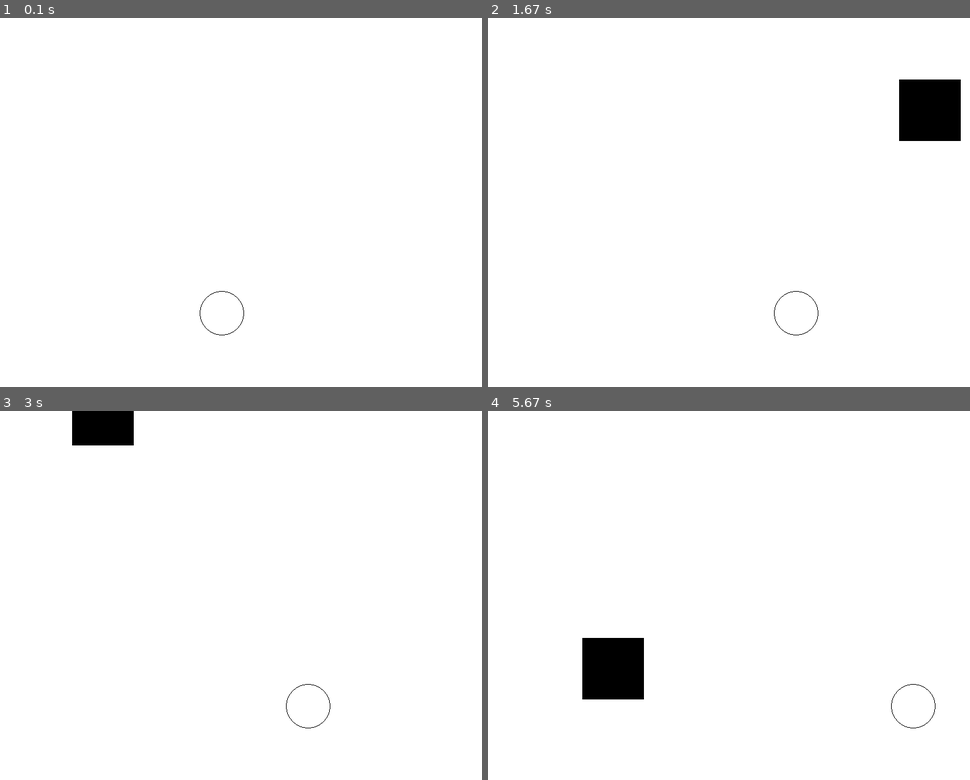
Above: before the commit, frames 1-4 (two rows, left to right).
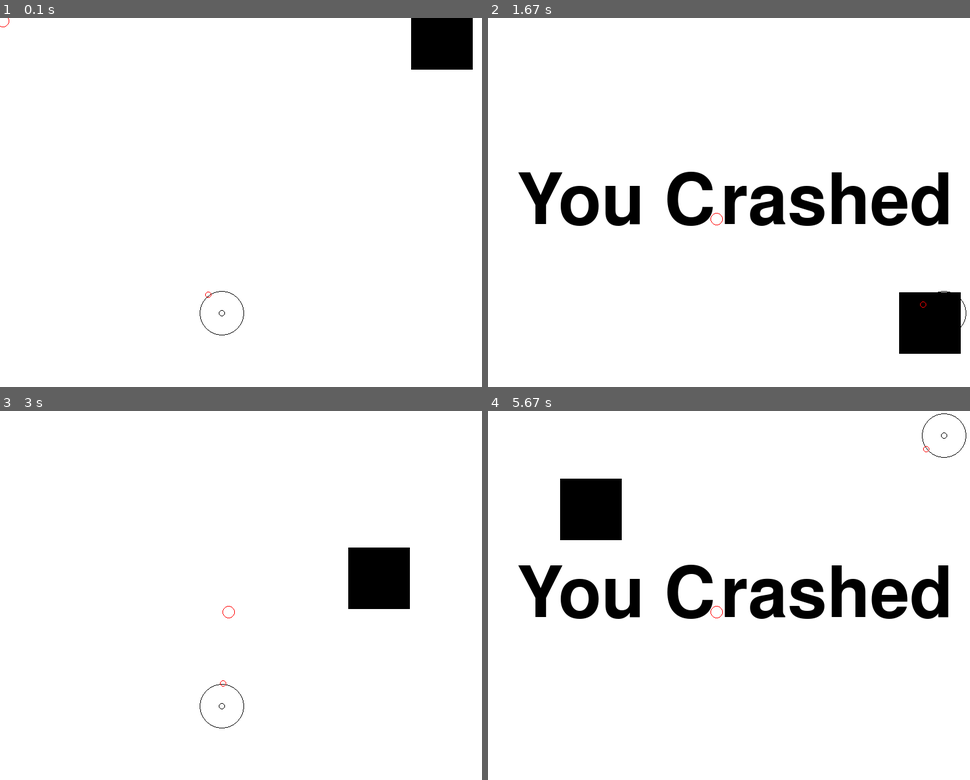
Above: after the commit, the same moments.

Repository: tmad4000/multiAgentPy
Game: pygame game, started from multiagent1.py
The game is run twice, just before and just after one commit, with the same random seed, the same clock (stepped at 60 frames per second) and the same inputs.
Inputs (mouse positions are in pixels of both pictures, inside the frame that each line leads up to):
- Up to frame 1 (0.1 s): no input
- Up to frame 2 (1.67 s): hold Right 0.33-0.8 s; move the mouse to (714, 217) at 0.37 s
- Up to frame 3 (3 s): no input
- Up to frame 4 (5.67 s): hold W 3-3.37 s; hold Right 3.4-4.03 s

The runs differ from the first frame. In frame 1, 1.8% of the frame differs, in the area x 0-99%, y 0-81%; in frame 2, 9.6%; in frame 3, 3.4%; in frame 4, 9.7%, in the area x 6-100%, y 0-86%.

Commit message:
mousepoint

Diff:
--- a/multiagent1.py
+++ b/multiagent1.py
@@ -3,6 +3,7 @@
 import pygame
 import time
 import random
+import math
 
 pygame.init()
 
@@ -13,7 +14,7 @@
 white = (255,255,255)
 red = (255,0,0)
 
-car_width = 73
+# car_width = 73
 
 gameDisplay = pygame.display.set_mode((display_width,display_height))
 pygame.display.set_caption('MultiAgent Sim')
@@ -30,14 +31,16 @@
 
         self.x_changeLeft = -5
         self.x_changeRight = 5
-        self.car_width = 73
-        self.speed=5
+        self.w = 73
+        self.speed=20
+        self.mx=0
+        self.my=0
 
     def nudgeLeft(self):
-        self.x += self.x_changeLeft
+        self.x -= self.speed
 
     def nudgeRight(self):
-        self.x += self.x_changeRight
+        self.x += self.speed
 
     def nudgeUp(self):
         self.y -= self.speed
@@ -46,22 +49,37 @@
         self.y += self.speed
 
 
+    def tick(self):
+        (mx,my)=pygame.mouse.get_pos()
+        self.mx=mx
+        self.my=my
+        circle = pygame.draw.circle(gameDisplay, red, (int(mx), int(my)), int(20/2), 1)
+
     def draw(self):
-        circle = pygame.draw.circle(gameDisplay, (0, 0, 0), (int(self.x), int(self.y)), int(self.car_width/2), 1)
+        circle = pygame.draw.circle(gameDisplay, (0, 0, 0), (int(self.x), int(self.y)), int(self.w/2), 1)
+        circle = pygame.draw.circle(gameDisplay, (0, 0, 0), (int(self.x), int(self.y)), int(10/2), 1)
+
+        dx=self.mx-self.x
+        dy=self.my-self.y
+        dist=math.sqrt((dx)**2+(dy)**2)
+        print(dist)
+        cos=dx/(dist)
+        sin=dy/(dist)
+        circle = pygame.draw.circle(gameDisplay, red, (int(self.x+cos*self.w/2), int(self.y+sin*self.w/2)), int(10/2), 1)
 
 
 
 class Obstacle:
     def __init__(self,x=display_width * 0.45, y=display_height * 0.8):
         thing_startx = random.randrange(0, display_width)
-        thing_starty = -600
+        thing_starty = -100
 
         self.x = thing_startx
         self.y = thing_starty
         self.color=black
 
         self.vx = 0
-        self.vy = 7
+        self.vy = 14
 
         self.w = 100
         self.h = 100
@@ -83,8 +101,8 @@
 
 
 #######
-def things(thingx, thingy, thingw, thingh, color):
-    pygame.draw.rect(gameDisplay, color, [thingx, thingy, thingw, thingh])
+# def things(thingx, thingy, thingw, thingh, color):
+#     pygame.draw.rect(gameDisplay, color, [thingx, thingy, thingw, thingh])
 #######
 
 
@@ -136,18 +154,18 @@
 
         #left and right motion
         pressed = pygame.key.get_pressed()
-        if pressed[pygame.K_LEFT]:
+        if pressed[pygame.K_LEFT] or pressed[pygame.K_a]:
         # if event.key == pygame.K_LEFT:
             # x_change = -5
             theCar.nudgeLeft()
-        if pressed[pygame.K_RIGHT]:
+        if pressed[pygame.K_RIGHT] or pressed[pygame.K_d]:
         # if event.key == pygame.K_RIGHT:
             # x_change = 5
             theCar.nudgeRight()
 
-        if pressed[pygame.K_UP]:
+        if pressed[pygame.K_UP] or pressed[pygame.K_w]:
             theCar.nudgeUp()
-        if pressed[pygame.K_DOWN]:
+        if pressed[pygame.K_DOWN] or pressed[pygame.K_s]:
             theCar.nudgeDown()
 
 
@@ -183,12 +201,13 @@
         # things(thingx, thingy, thingw, thingh, color)
         # things(thing_startx, thing_starty, thing_width, thing_height, black)
         obstacle.tick()
+        theCar.tick()
         # thing_starty += thing_speed
         # car(x,y)
         obstacle.draw()
         theCar.draw()
      ##########
-        if theCar.x > display_width - theCar.car_width or theCar.x < 0:
+        if theCar.x > display_width - theCar.w or theCar.x < 0:
             crash()
 
         # if thing_starty > display_height:
